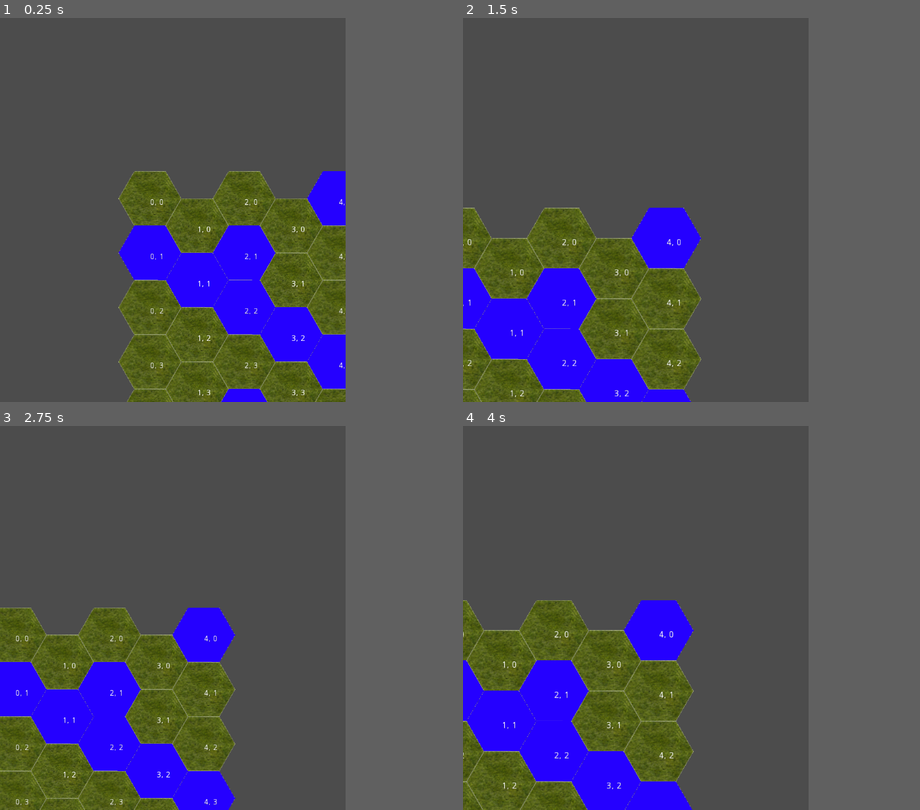
Above: before the commit, frames 1-4 (two rows, left to right).
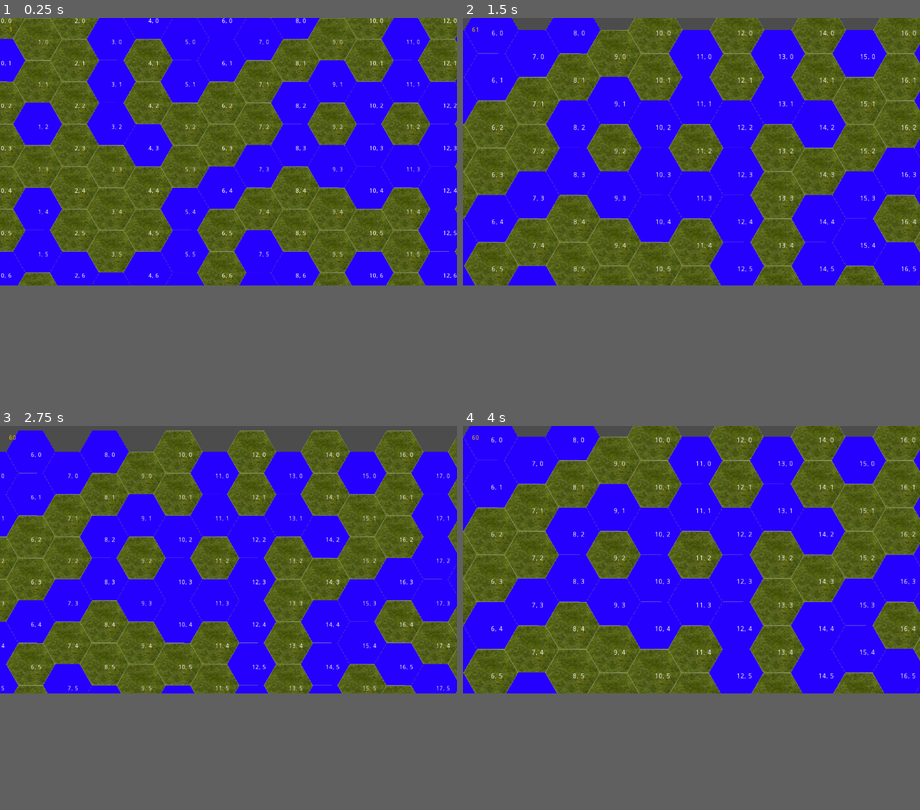
Above: after the commit, the same moments.

Repository: begedin/fast4x
Game: Godot game, scene res://Scenes/Game.tscn
The game is run twice, just before and just after one commit, with the same random seed, the same clock (stepped at 60 frames per second) and the same inputs.
Inputs (mouse positions are in pixels of both pictures, inside the frame that each line leads up to):
- Up to frame 1 (0.25 s): no input
- Up to frame 2 (1.5 s): tap Enter at 0.5 s; move the mouse to (709, 190) at 0.52 s; press the mouse at (709, 190) at 0.53 s; tap Space at 1.25 s; move the mouse to (568, 229) at 1.27 s; release the mouse at (568, 229) at 1.28 s; tap Mouse wheel up (cam_zoom_in) at 1.35 s
- Up to frame 3 (2.75 s): tap Enter at 2 s; move the mouse to (205, 533) at 2.02 s; tap Mouse wheel down (cam_zoom_out) at 2.1 s
- Up to frame 4 (4 s): tap Space at 2.75 s; move the mouse to (618, 694) at 2.77 s; click (618, 694) at 2.85 s; tap Enter at 3.5 s; move the mouse to (737, 675) at 3.52 s; tap Mouse wheel up (cam_zoom_in) at 3.6 s
The window is 605x672 before the commit and 800x468 after it. Grey fills any space a smaller window leaves; there, only what the larger window draws over its background counts as a difference.

The runs differ from the first frame. In frame 1, 68% of the frame differs, in the area x 0-100%, y 0-100%; in frame 2, 71%; in frame 3, 69%; in frame 4, 70%.

Commit message:
Clean up hex code

Diff:
--- a/Scenes/Game.tscn
+++ b/Scenes/Game.tscn
@@ -5,14 +5,13 @@
 [ext_resource path="res://Scripts/Map.gd" type="Script" id=3]
 [ext_resource path="res://Scripts/Camera2D.gd" type="Script" id=4]
 
-[node name="Game" type="Node"]
+[node name="Game" type="Node" index="0"]
 
 script = ExtResource( 1 )
 window_zoom = 1
 
 [node name="Map" type="TileMap" parent="." index="0"]
 
-position = Vector2( -40, -20 )
 mode = 0
 tile_set = ExtResource( 2 )
 cell_size = Vector2( 82, 94 )
@@ -31,11 +30,44 @@
 format = 1
 tile_data = PoolIntArray(  )
 script = ExtResource( 3 )
-_sections_unfolded = [ "Cell" ]
-size = Vector2( 4, 4 )
+_sections_unfolded = [ "Cell", "Transform" ]
+size = Vector2( 30, 30 )
 
-[node name="Camera2D" type="Camera2D" parent="." index="1"]
+[node name="UI" type="CanvasLayer" parent="." index="1"]
 
+layer = 1
+offset = Vector2( 0, 0 )
+rotation = 0.0
+scale = Vector2( 1, 1 )
+transform = Transform2D( 1, 0, 0, 1, 0, 0 )
+
+[node name="FPS" type="Label" parent="UI" index="0"]
+
+anchor_left = 0.0
+anchor_top = 0.0
+anchor_right = 0.0
+anchor_bottom = 0.0
+margin_left = 20.0
+margin_top = 20.0
+margin_right = 286.0
+margin_bottom = 34.0
+rect_pivot_offset = Vector2( 0, 0 )
+mouse_filter = 2
+mouse_default_cursor_shape = 0
+size_flags_horizontal = 1
+size_flags_vertical = 4
+custom_colors/font_color = Color( 0.901961, 0.764706, 0.0352941, 1 )
+text = "FooBar Lorem ipsum dolor sid amet"
+uppercase = true
+percent_visible = 1.0
+lines_skipped = 0
+max_lines_visible = -1
+_sections_unfolded = [ "Theme", "Visibility", "custom_colors" ]
+
+[node name="Camera2D" type="Camera2D" parent="." index="2"]
+
+position = Vector2( 510, 300 )
+scale = Vector2( 15.9375, 9.375 )
 anchor_mode = 1
 rotating = false
 current = true
--- a/Scenes/TileSet.tscn
+++ b/Scenes/TileSet.tscn
@@ -1,19 +1,22 @@
-[gd_scene load_steps=3 format=2]
+[gd_scene load_steps=4 format=2]
 
 [ext_resource path="res://Resources/water.png" type="Texture" id=1]
-[ext_resource path="res://Resources/grass.png" type="Texture" id=2]
+[ext_resource path="res://Scripts/HexTile.gd" type="Script" id=2]
+[ext_resource path="res://Resources/grass.png" type="Texture" id=3]
 
-[node name="TileSet" type="Node2D" index="0"]
+[node name="TileSet" type="Node2D"]
 
 _sections_unfolded = [ "Transform", "Z Index" ]
 
 [node name="Water" type="Sprite" parent="." index="0"]
 
 texture = ExtResource( 1 )
+script = ExtResource( 2 )
 _sections_unfolded = [ "Animation", "Offset", "Region", "Transform" ]
 
 [node name="Grass" type="Sprite" parent="." index="1"]
 
 position = Vector2( 140, 0 )
-texture = ExtResource( 2 )
+texture = ExtResource( 3 )
+script = ExtResource( 2 )
 _sections_unfolded = [ "Animation", "Offset", "Region", "Transform", "Visibility" ]
--- a/Scripts/Camera2D.gd
+++ b/Scripts/Camera2D.gd
@@ -1,6 +1,6 @@
 extends Camera2D
 
-const MAX_ZOOM_LEVEL = 0.5
+const MAX_ZOOM_LEVEL = 0.1
 const MIN_ZOOM_LEVEL = 4.0
 const ZOOM_INCREMENT = 0.05
 
--- a/Scripts/Game.gd
+++ b/Scripts/Game.gd
@@ -2,6 +2,7 @@
 
 
 onready var __board = self.get_node('Map')
+onready var __fps_label = self.get_node('UI/FPS')
 
 export var window_zoom = 1
 
@@ -12,6 +13,10 @@
 	self.__init_ui()
 	self.__set_screen()
 	self.start()
+
+func _process(delta):
+	var fps = Engine.get_frames_per_second()
+	self.__fps_label.set_text(str(fps))
 
 func start():
 	pass
@@ -24,10 +29,3 @@
 	var x = grid_size.x + ((grid_size.x - 1) / 2)
 	var y = grid_size.y + (grid_size.y - 1)
 	var board_size = Vector2(x,y) * self.__board.tile_collection.tile_size
-
-	var stretch_mode = SceneTree.STRETCH_MODE_2D
-	var aspect_mode = SceneTree.STRETCH_ASPECT_KEEP
-
-	self.get_tree().set_screen_stretch(stretch_mode, aspect_mode, board_size)
-
-	OS.set_window_size(self.window_zoom * board_size)
--- a/Scripts/Hex.gd
+++ /dev/null
@@ -1,10 +0,0 @@
-func cube_to_oddq(cube):
-      col = cube.x
-      row = cube.z + (cube.x - (cube.x&1)) / 2
-      return Hex(col, row)
-
-func oddq_to_cube(hex):
-      x = hex.col
-      z = hex.row - (hex.col - (hex.col&1)) / 2
-      y = -x-z
-      return Cube(x, y, z)
--- /dev/null
+++ b/Scripts/HexTile.gd
@@ -0,0 +1,33 @@
+extends Sprite
+
+var coordinates setget coordinates_set, coordinates_get
+var q = 0 setget ,q_get
+var r = 0 setget ,r_get
+var radius = 55 setget ,radius_get
+var vertical_offset setget ,vertical_offset_get
+
+func _ready():
+	set_position(self.__pixels())
+
+func coordinates_set(value):
+	coordinates = value
+
+func coordinates_get():
+	return coordinates
+
+func q_get():
+	return self.coordinates.x
+
+func r_get():
+	return self.coordinates.y
+
+func vertical_offset_get():
+	return int(self.q) % 2 / 2.0
+
+func radius_get():
+	return self.get_parent().tile_collection.tile_size.x / 2
+
+func __pixels():
+	var x = self.radius * 3/2 * self.q
+	var y = self.radius * sqrt(3) * (self.r + self.vertical_offset)
+	return Vector2(x, y)
--- a/Scripts/Map.gd
+++ b/Scripts/Map.gd
@@ -1,43 +1,24 @@
 extends TileMap
 
-export var size = Vector2(4, 4)
+export var size = Vector2(30, 30)
 
 var tile_collection
 var __grid
 var __label
-
-class Hex:
-	var q
-	var r
-	var size
-
-	func _init(q, r, diameter):
-		self.q = q
-		self.r = r
-		self.size = diameter / 2
-
-	func pixels():
-		var x = self.size * 3/2 * self.q
-		var offset = int(self.q) % 2 / 2.0
-		var y = self.size * sqrt(3) * (self.r + offset)
-		return Vector2(x, y)
-
 
 class TileCollection:
 	var items = {}
 	var tile_size
 
 func __add_tile(tile, parent, gridxy):
-	var tile_dup = tile.duplicate()
-	var hex = Hex.new(gridxy.x, gridxy.y, self.tile_collection.tile_size.x)
-	tile_dup.set_position(hex.pixels())
+	var hex = tile.duplicate()
+	hex.coordinates = Vector2(gridxy.x, gridxy.y)
 
 	var label = self.__label.duplicate()
-	label.set_text("%d, %d" % [gridxy.x, gridxy.y])
+	label.set_text("%d, %d" % [hex.q, hex.r])
 
-	tile_dup.add_child(label)
-
-	parent.add_child(tile_dup)
+	hex.add_child(label)
+	parent.add_child(hex)
 
 func __make_grid():
 	var grid = []
